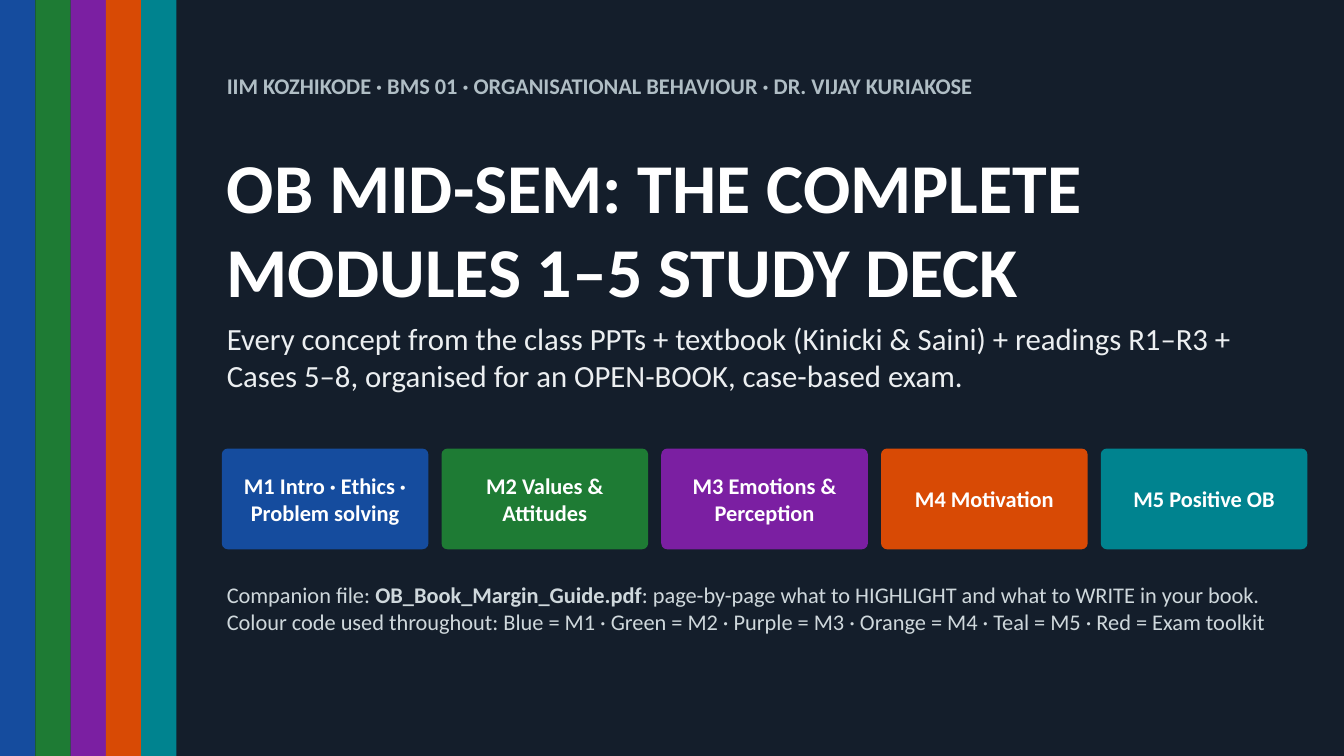
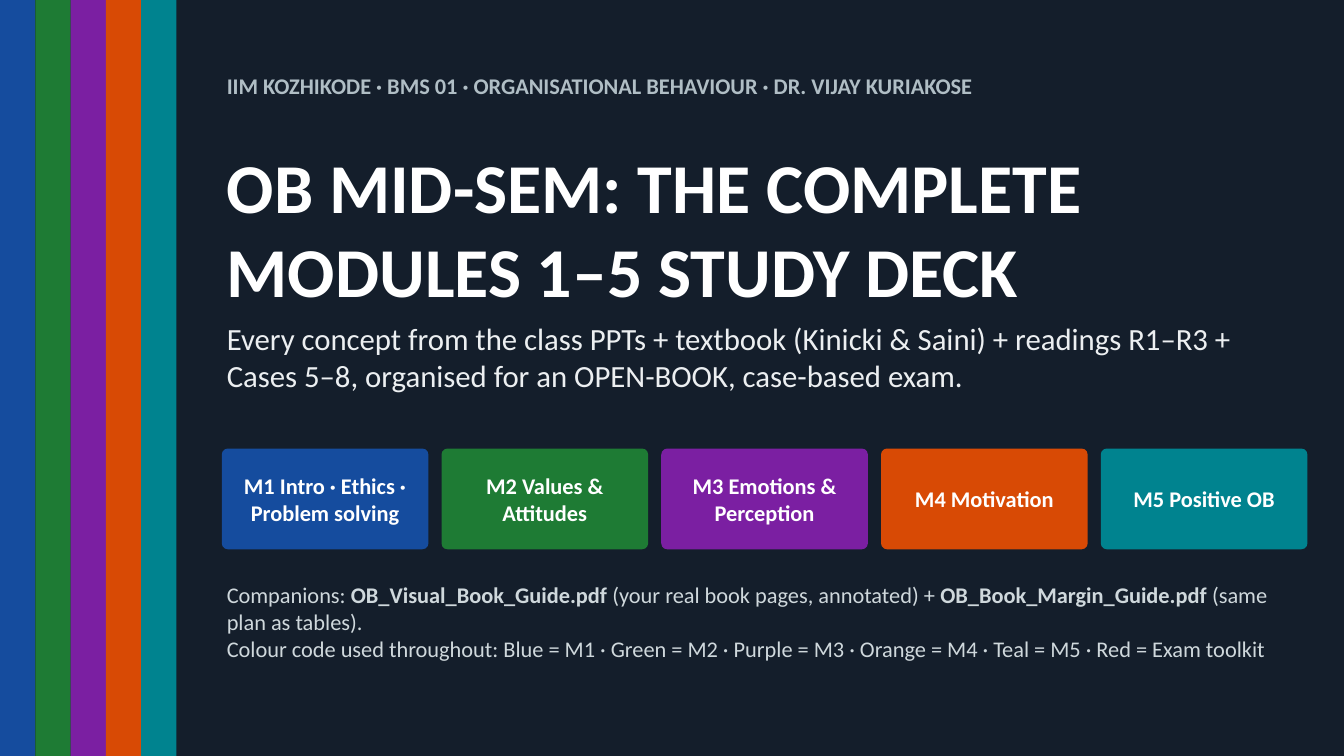
Before and after one commit to JEETJHAWAR/OB-MIDSEM, a slide deck: slide 1 of Study_Material/OB_MidSem_Study_Deck.pptx. Drawn at 1344x756 pixels with LibreOffice and Linux fonts; fonts in the diff are those of the drawing. Boxes give left, top, right and bottom in pixels: in the first picture for what was removed or moved away, otherwise in the second. Text is boxed around its words. In the diff, an @@ line names an element or a change of style, - is before the commit and + after.

```diff
--- a/Study_Material/OB_MidSem_Study_Deck.pptx
+++ b/Study_Material/OB_MidSem_Study_Deck.pptx
@@ text at (227,587,1267,634): text changed @@
-Companion file: OB_Book_Margin_Guide.pdf: page-by-page what to HIGHLIGHT and what to WRITE in your book.
+Companions: OB_Visual_Book_Guide.pdf (your real book pages, annotated) + OB_Book_Margin_Guide.pdf (same plan as tables).
```
Also in this commit, not shown: 61 other slides changed, 11 slides added, 2 other files.
